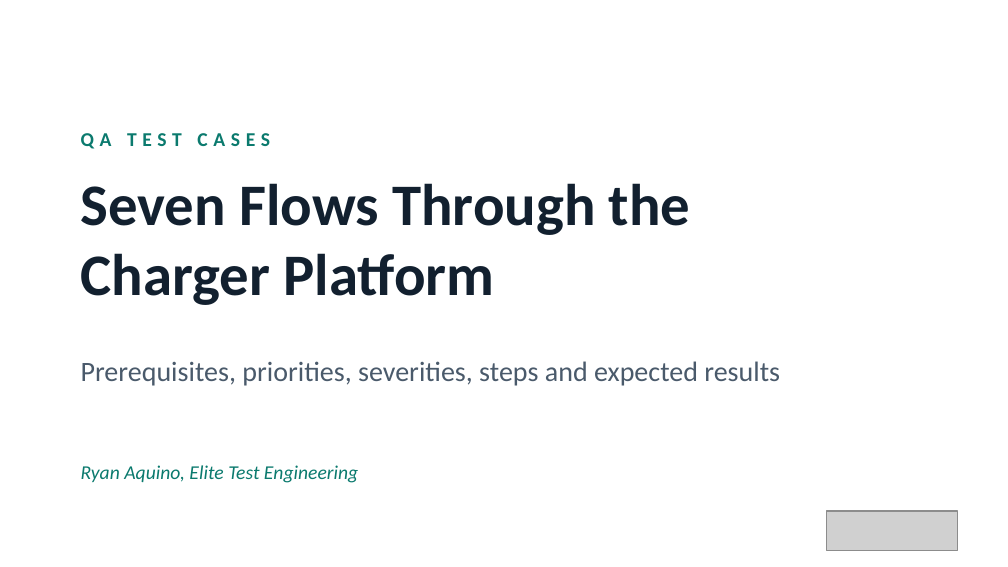
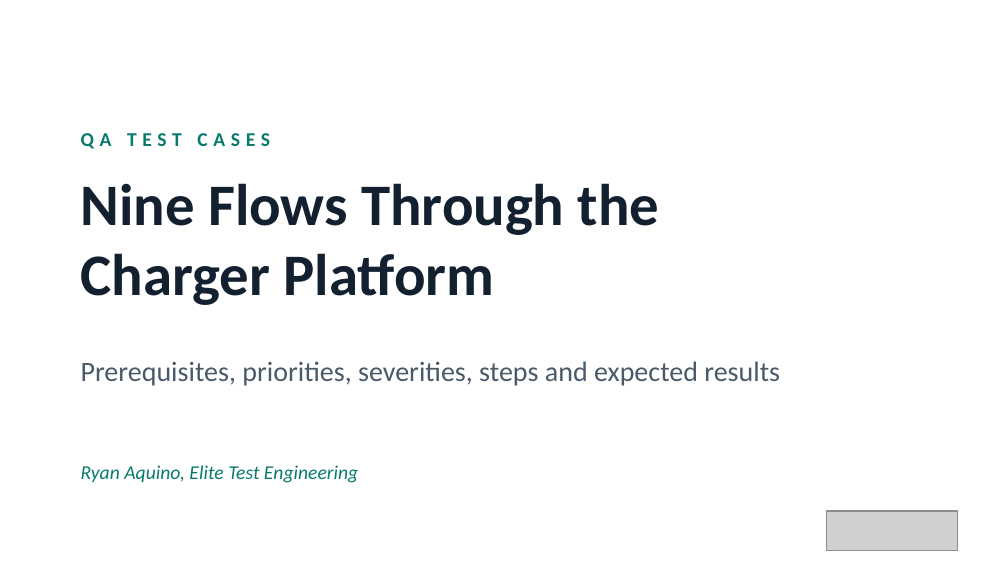
Before and after one commit to elitesoftwareqa/ev-charger, a slide deck: slide 1 of docs/presentation/EV-Charger-QA-Test-Cases.pptx. Drawn at 1008x567 pixels with LibreOffice and Linux fonts; fonts in the diff are those of the drawing; grey boxes stand for pictures. Boxes give left, top, right and bottom in pixels: in the first picture for what was removed or moved away, otherwise in the second. Text is boxed around its words. In the diff, an @@ line names an element or a change of style, - is before the commit and + after.

```diff
--- a/docs/presentation/EV-Charger-QA-Test-Cases.pptx
+++ b/docs/presentation/EV-Charger-QA-Test-Cases.pptx
@@ text at box(81, 183, 659, 235): text changed @@
-Seven Flows Through the
+Nine Flows Through the
```
Also in this commit, not shown: 11 other slides changed, 2 slides added, 1 other file.
